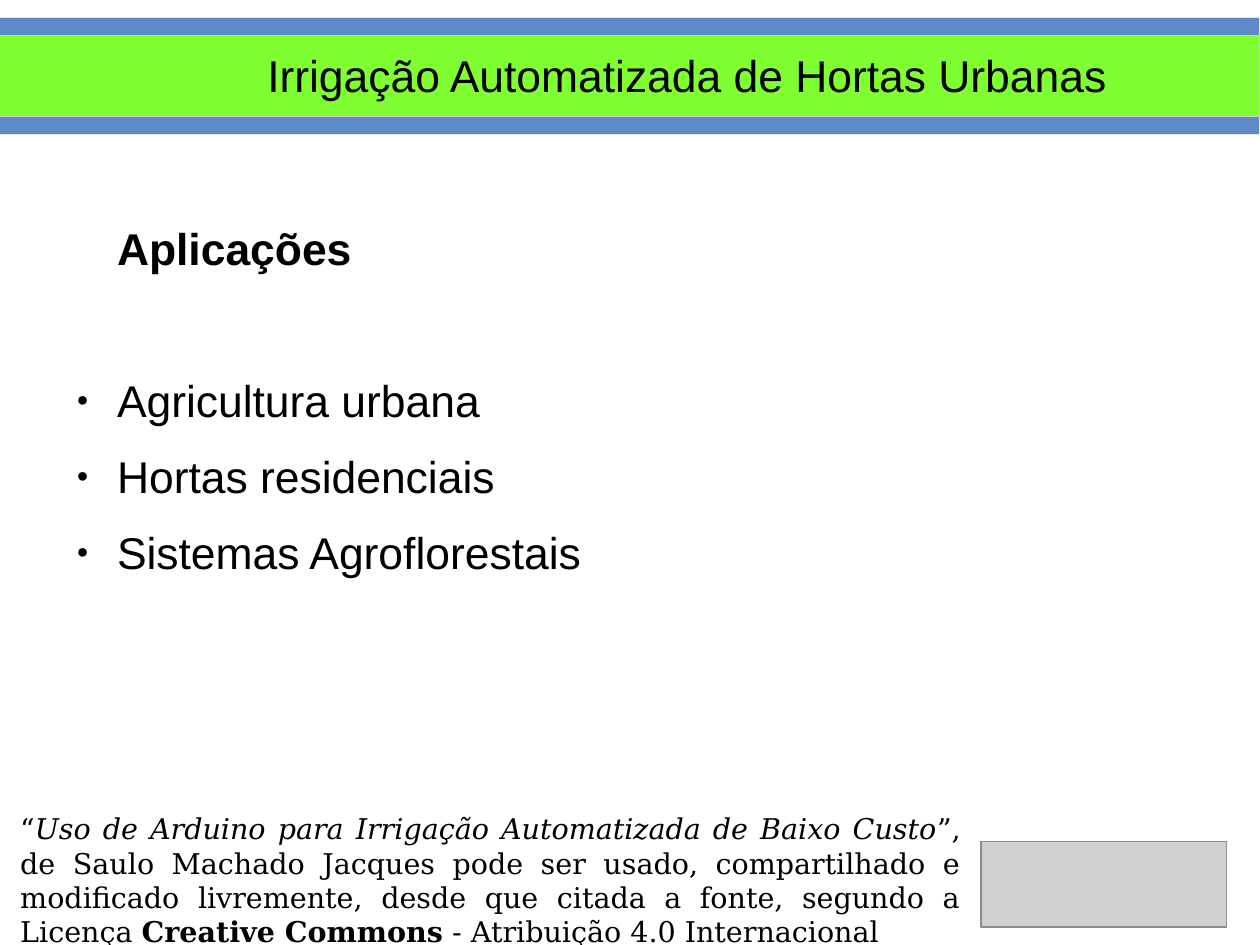
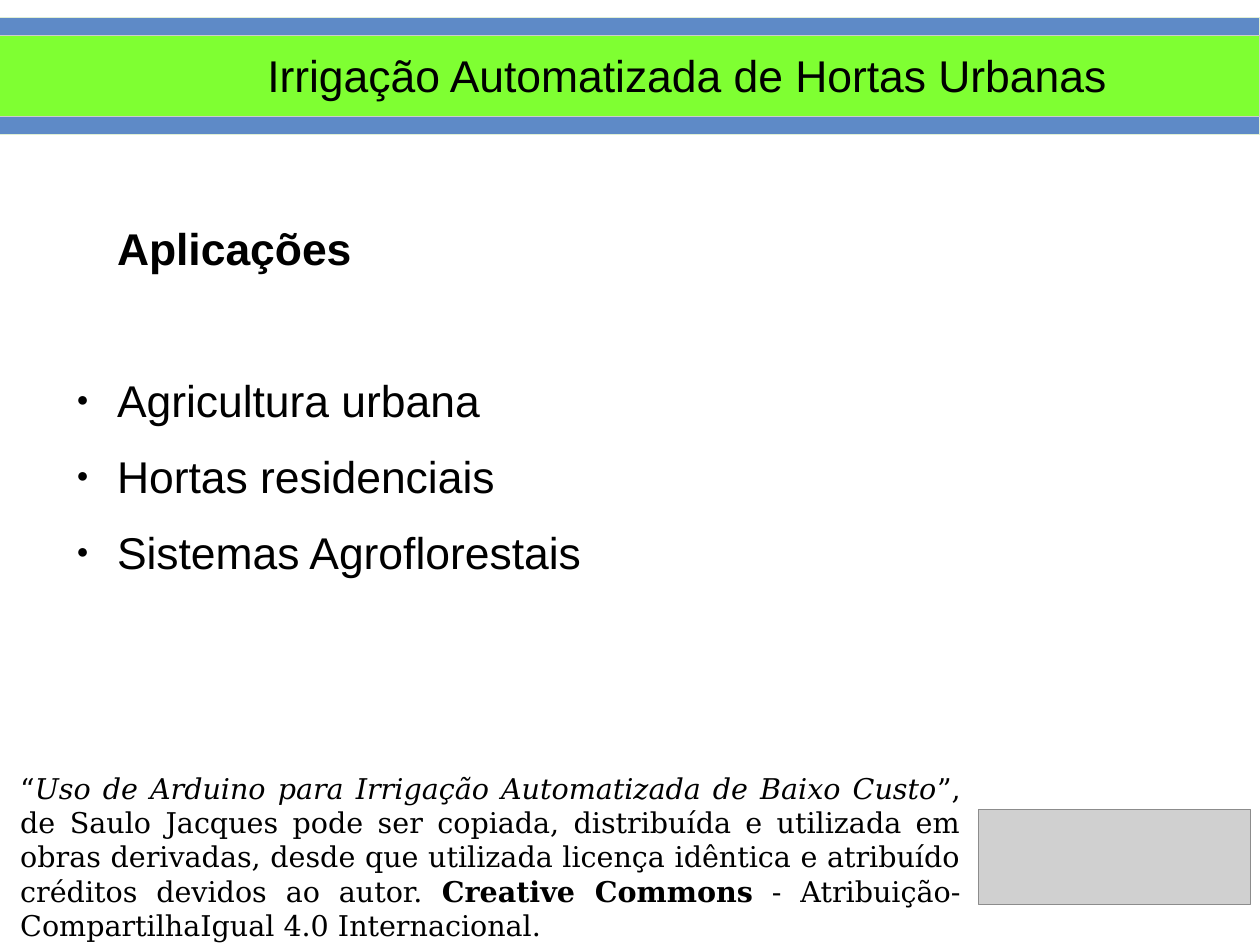
Before and after one commit to smjacques/Horta-Automatizada-ESDI, a slide deck: slide 2 of Slides/Uso de Arduino para Irrigação Automatizada de Hortas Urbanas.odp. Drawn at 1260x945 pixels with LibreOffice and Linux fonts; fonts in the diff are those of the drawing; grey boxes stand for pictures. Boxes give left, top, right and bottom in pixels: in the first picture for what was removed or moved away, otherwise in the second. Text is boxed around its words. In the diff, an @@ line names an element or a change of style, - is before the commit and + after.

Commit message:
slides e imagens atualizados

```diff
--- a/Slides/Uso de Arduino para Irrigação Automatizada de Hortas Urbanas.odp
+++ b/Slides/Uso de Arduino para Irrigação Automatizada de Hortas Urbanas.odp
@@ text at <box>20,777,961,942</box>: text changed @@
-“Uso de Arduino para Irrigação Automatizada de Baixo Custo”, de Saulo Machado Jacques pode ser usado, compartilhado e modificado livremente, desde que citada a fonte, segundo a Licença Creative Commons - Atribuição 4.0 Internacional
+“Uso de Arduino para Irrigação Automatizada de Baixo Custo”, de Saulo Jacques pode ser copiada, distribuída e utilizada em obras derivadas, desde que utilizada licença idêntica e atribuído créditos devidos ao autor. Creative Commons - Atribuição-CompartilhaIgual 4.0 Internacional.
@@ picture: place and size @@
-picture at <box>981,842,1227,927</box>
+picture at <box>979,810,1252,904</box>
```
Also in this commit, not shown: 8 other files.
